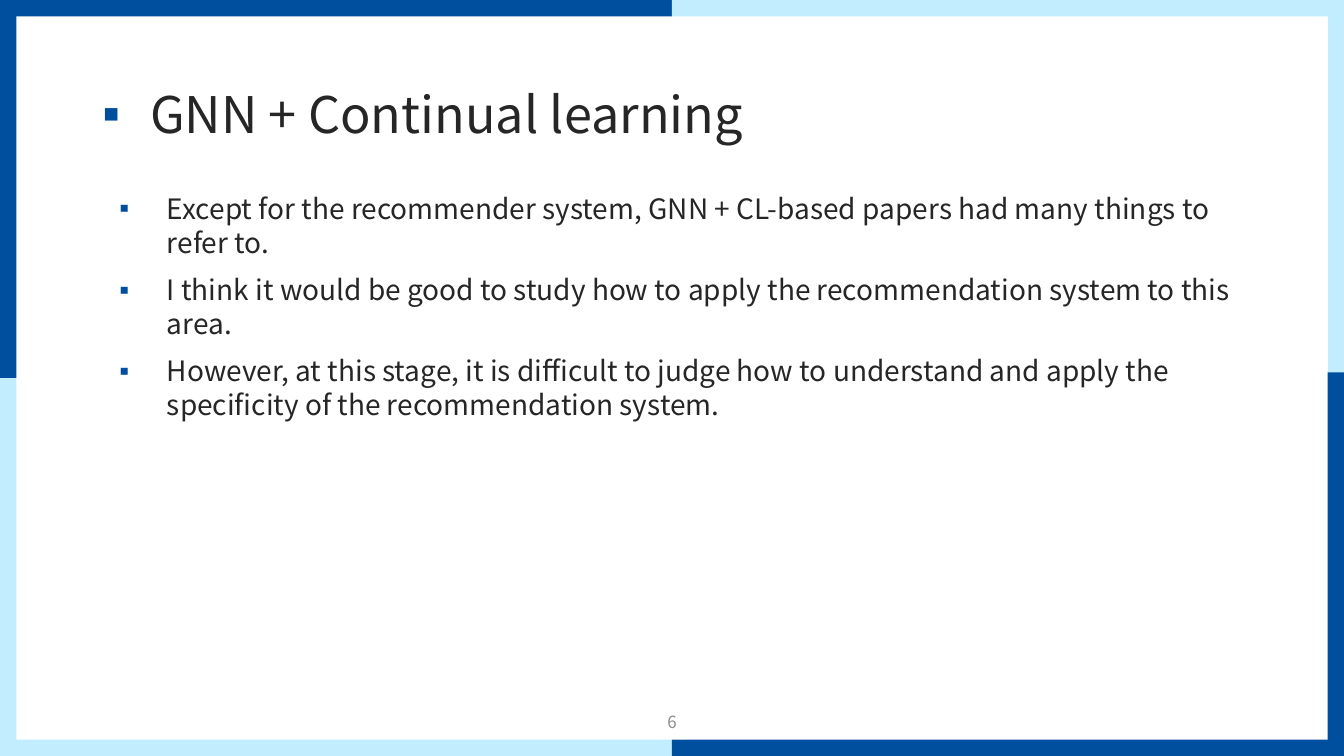
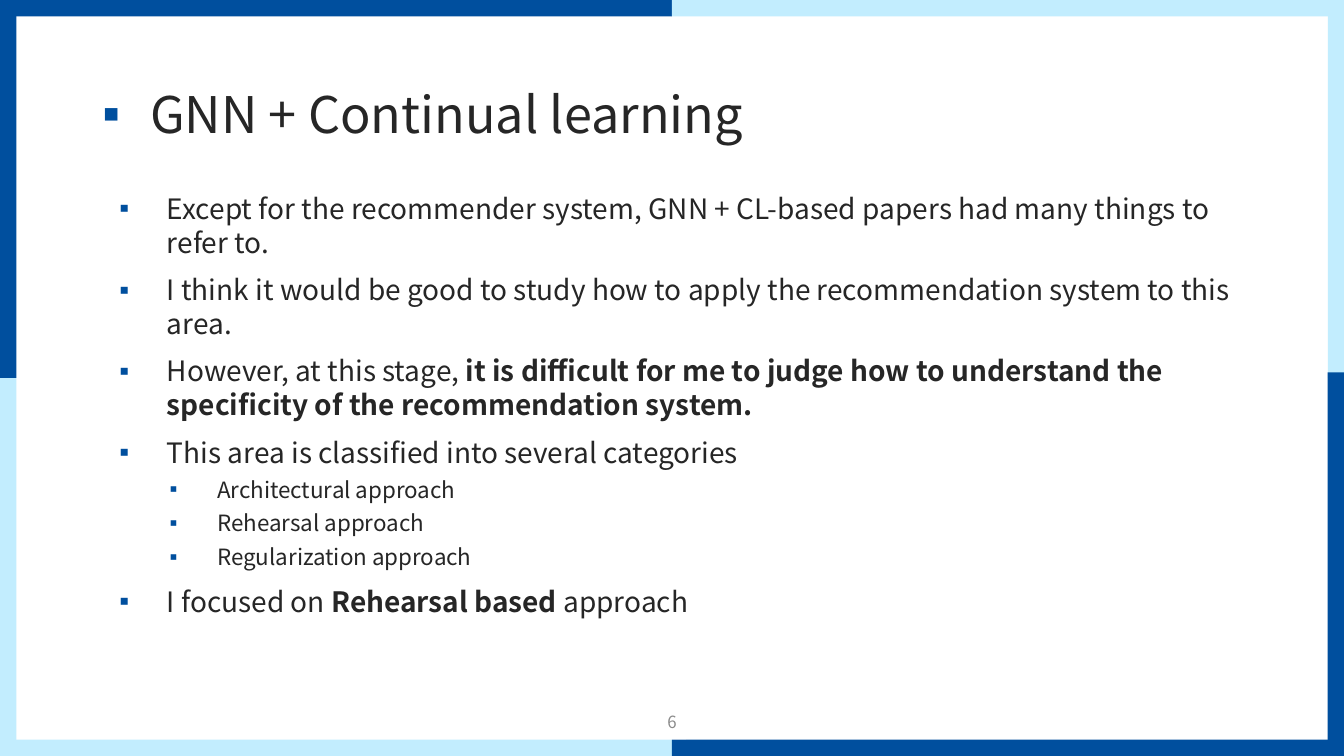
Before and after one commit to mmvv11/GraduateStudies, a slide deck: slide 6 of papers/papersForKCC/논문 관련 조사 및 아이디어.pptx. Drawn at 1344x756 pixels with LibreOffice and Linux fonts; fonts in the diff are those of the drawing; background and template pictures are left out. Boxes give left, top, right and bottom in pixels: in the first picture for what was removed or moved away, otherwise in the second. Text is boxed around its words. In the diff, an @@ line names an element or a change of style, - is before the commit and + after.

```diff
--- a/papers/papersForKCC/논문 관련 조사 및 아이디어.pptx
+++ b/papers/papersForKCC/논문 관련 조사 및 아이디어.pptx
@@ text at [167,358,1163,619]: text changed @@
-▪ However, at this stage, it is difficult to judge how to understand and apply the specificity of the recommendation system.
+▪ However, at this stage, it is difficult for me to judge how to understand the specificity of the recommendation system.
+▪ This area is classified into several categories
+  ▪ Architectural approach
+  ▪ Rehearsal approach
+  ▪ Regularization approach
+▪ I focused on Rehearsal based approach
```
Also in this commit, not shown: 4 other slides changed, 1 slide added, 6 slides removed.
